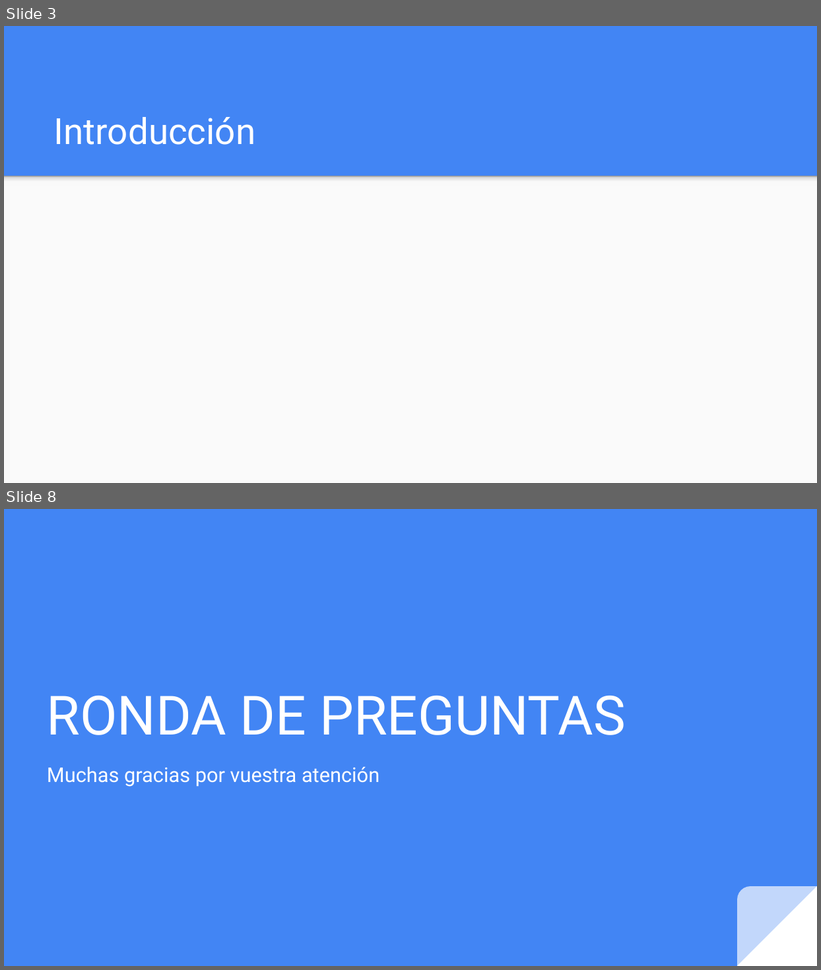
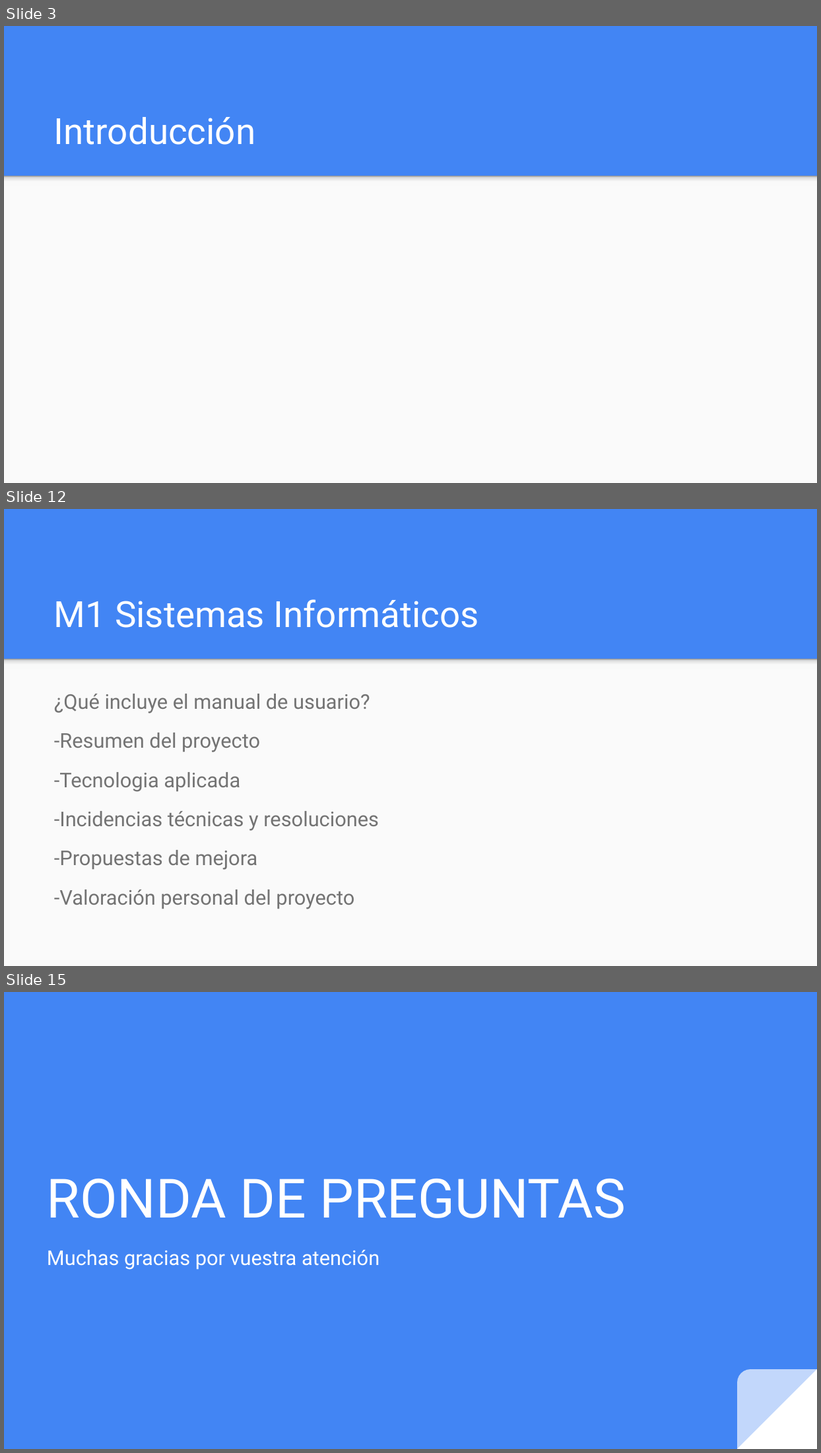
Before and after one commit to JGomezSimon/ProyectoBattle, a slide deck: m1/Presentación Proyecto.pptx. Shown one above the other, each under a label of ours: slides 3 and 8 before the commit, slides 3, 12 and 15 after it; the slides between them are not shown. The pictures are 821x970 and 821x1453 pixels, drawn with LibreOffice and Linux fonts; fonts in the diff are those of the drawing. Boxes give left, top, right and bottom in pixels: in the first picture for what was removed or moved away, otherwise in the second. Text is boxed around its words. In the diff, an @@ line names an element or a change of style, - is before the commit and + after.

```diff
--- a/m1/Presentación Proyecto.pptx
+++ b/m1/Presentación Proyecto.pptx
@@ slide 12 added at (4, 509, 817, 966), background #4285F4; not listed: 2 template elements that a slide beside it also shows @@
@@ title added at (54, 599, 479, 628), 32 pt, text #FFFFFF @@
+M1 Sistemas Informáticos
@@ text added at (54, 694, 379, 910), 18 pt, text #737373 @@
+¿Qué incluye el manual de usuario?
+-Resumen del proyecto
+-Tecnologia aplicada
+-Incidencias técnicas y resoluciones
+-Propuestas de mejora
+-Valoración personal del proyecto
@@ what was slide 8 is now slide 15 @@
```
Also in this commit, not shown: 5 slides changed, 6 other slides added, 1 other file.
